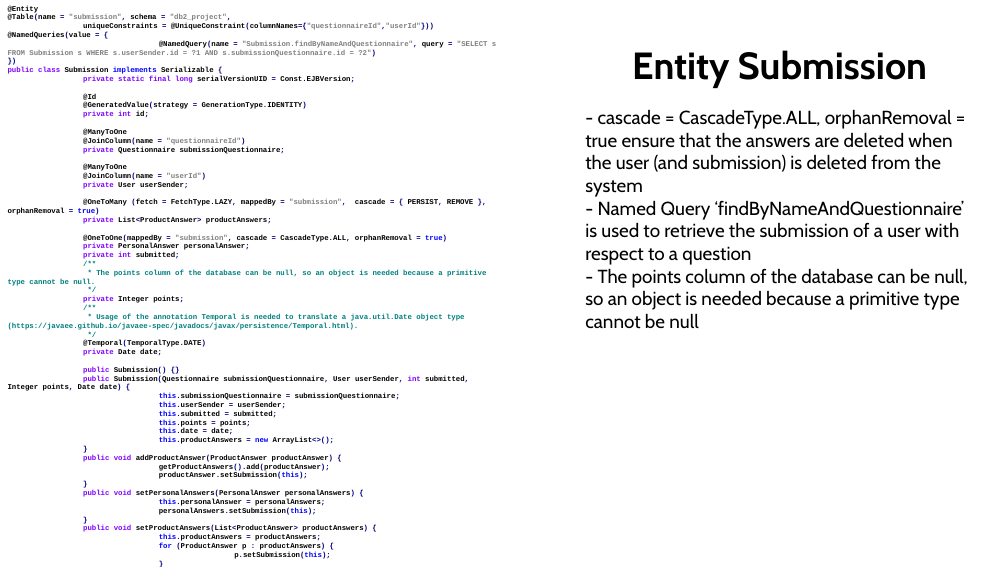
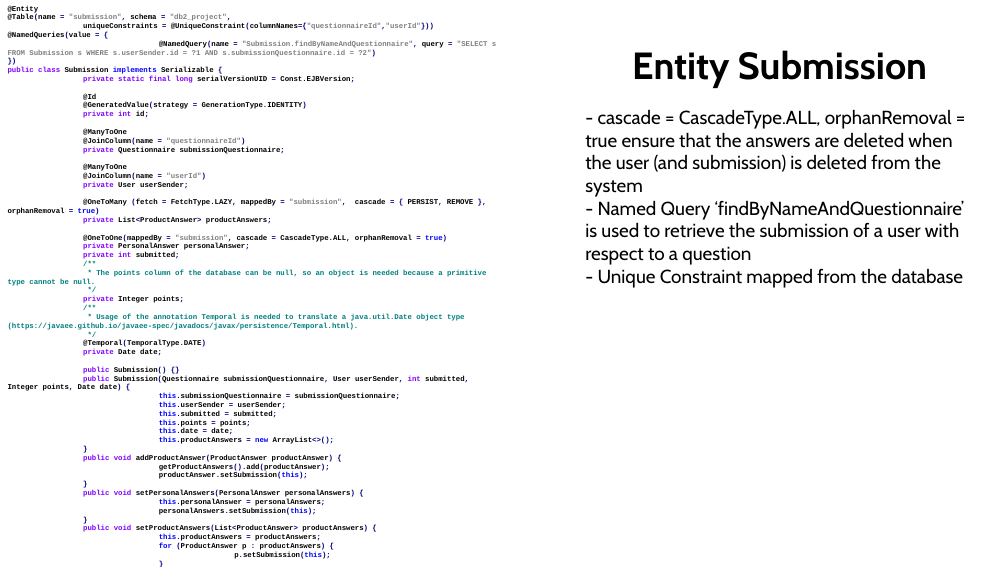
Before and after one commit to marcoPetriPolimi/db2-polimiProject-2020-2021, a slide deck: slide 27 of Presentazione.pptx. Drawn at 1008x567 pixels with LibreOffice and Linux fonts; fonts in the diff are those of the drawing. Boxes give left, top, right and bottom in pixels: in the first picture for what was removed or moved away, otherwise in the second. Text is boxed around its words. In the diff, an @@ line names an element or a change of style, - is before the commit and + after.

```diff
--- a/Presentazione.pptx
+++ b/Presentazione.pptx
@@ text at [598, 268, 963, 288]: text changed @@
-- The points column of the database can be null, so an object is needed because a primitive type cannot be null
+- Unique Constraint mapped from the database
```
Also in this commit, not shown: 13 other slides changed.
